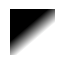
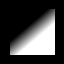
Comparing the layer stacks of the two 64×64 images. Changes:
added layer "black" (multiply) above "Background" over (0, 0, 64, 64)
